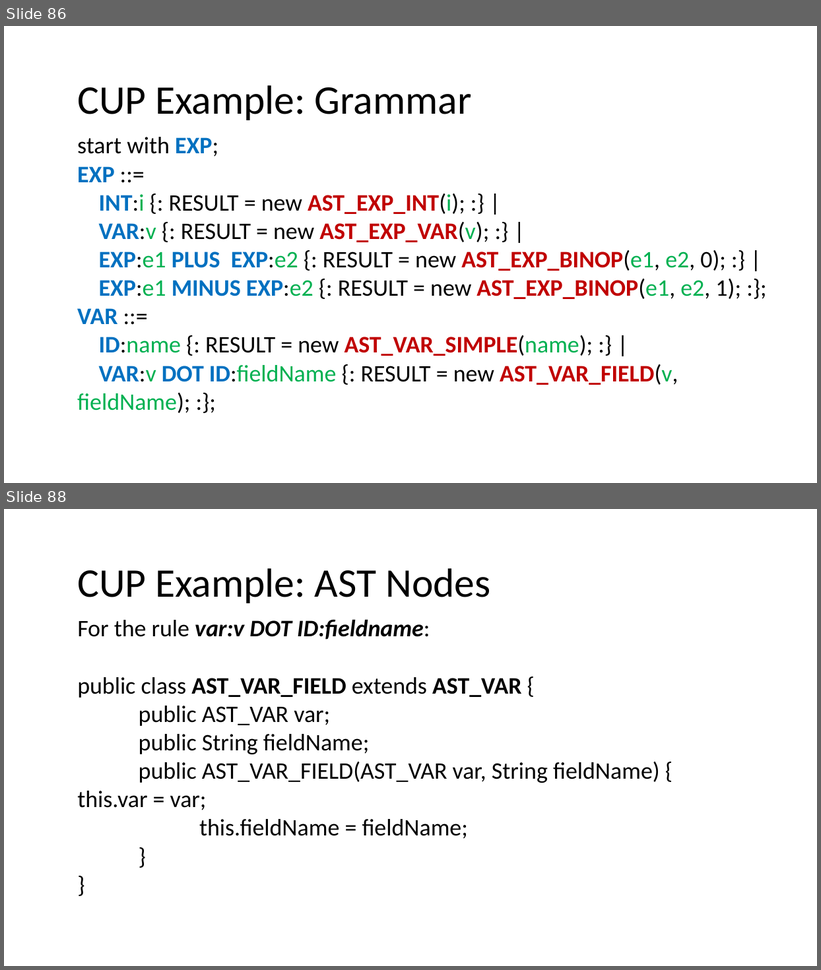
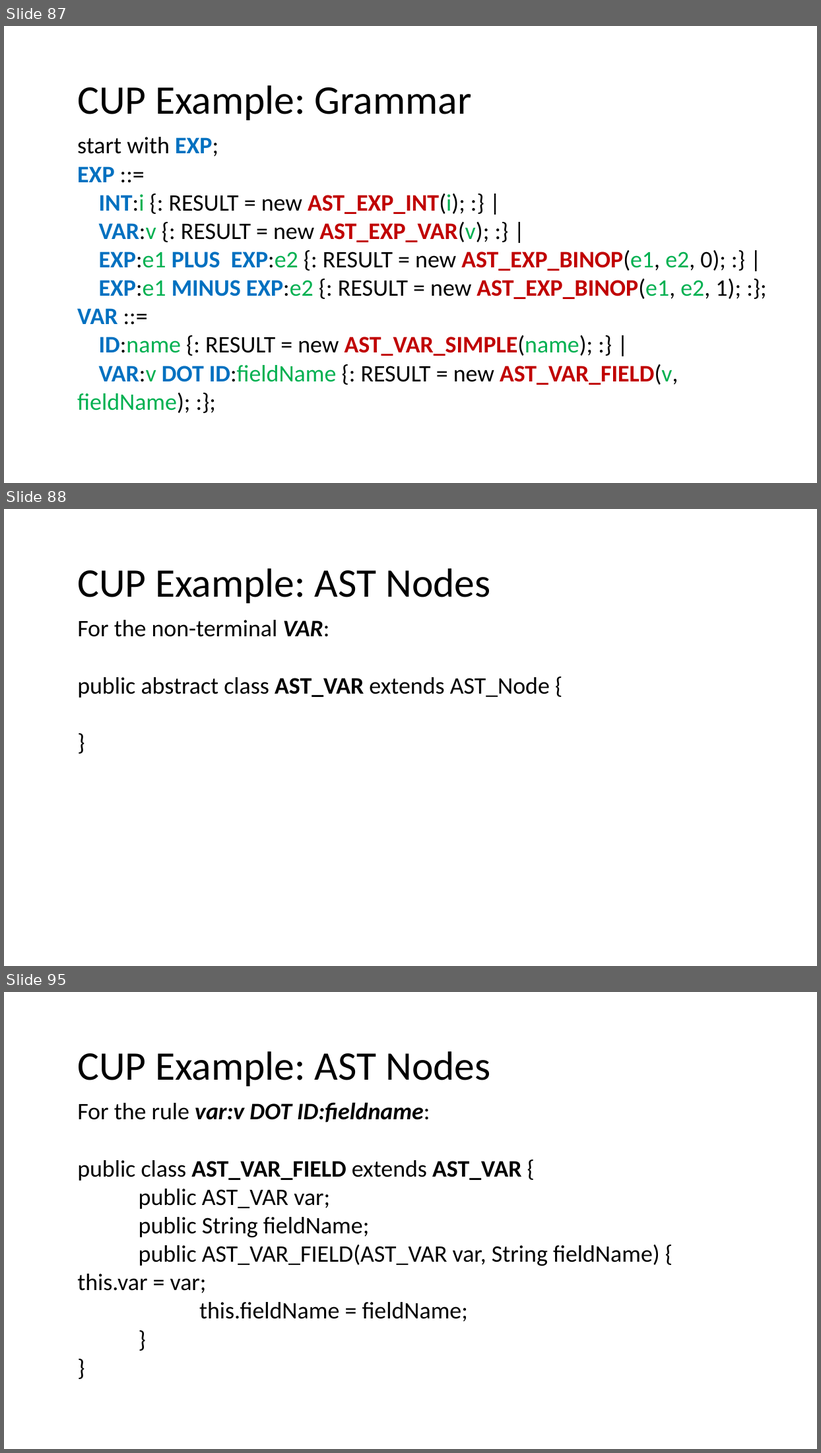
Before and after one commit to nivshani/compilation, a slide deck: slides/bottom_up_parsing.pptx. Shown one above the other, each under a label of ours: slides 86 and 88 before the commit, slides 87, 88 and 95 after it; the slides between them are not shown. The pictures are 821x970 and 821x1453 pixels, drawn with LibreOffice and Linux fonts; fonts in the diff are those of the drawing. Boxes give left, top, right and bottom in pixels: in the first picture for what was removed or moved away, otherwise in the second. Text is boxed around its words. In the diff, an @@ line names an element or a change of style, - is before the commit and + after.

```diff
--- a/slides/bottom_up_parsing.pptx
+++ b/slides/bottom_up_parsing.pptx
@@ slide 88 added at <box>4,509,817,966</box>, background #FFFFFF @@
@@ text added at <box>77,568,490,603</box>, 48 pt, text #000000 @@
+CUP Example: AST Nodes
@@ text added at <box>77,620,550,698</box>, 28 pt, text #000000 @@
+For the non-terminal VAR:
+public abstract class AST_VAR extends AST_Node {
+}
@@ what was slide 86 is now slide 87 @@
@@ what was slide 88 is now slide 95 @@
```
Also in this commit, not shown: 3 slides changed, 6 other slides added, 1 other file.
